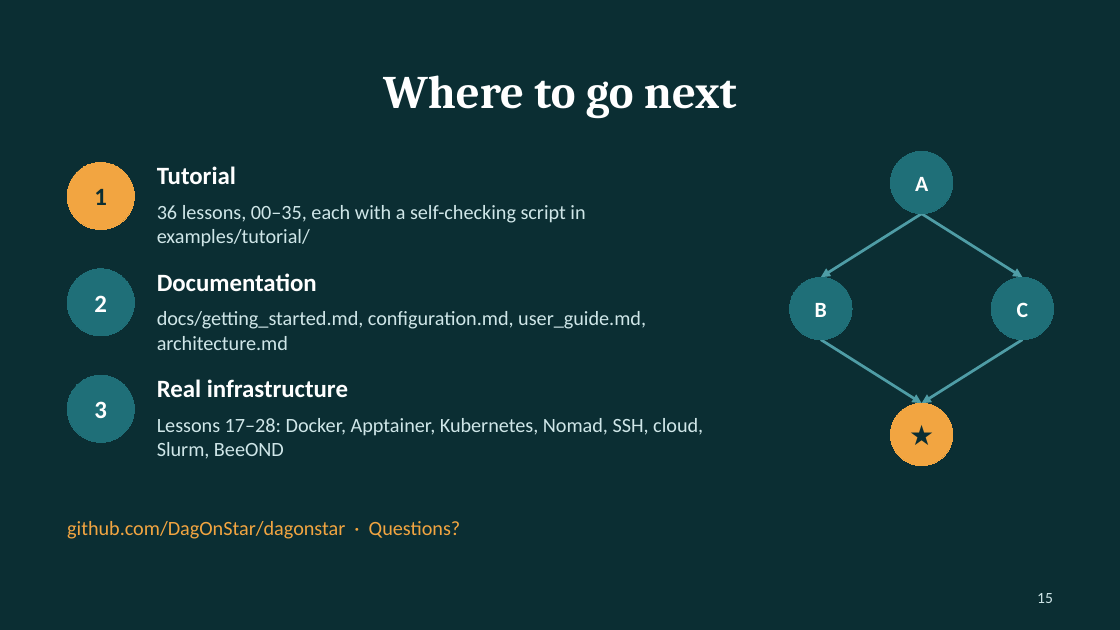
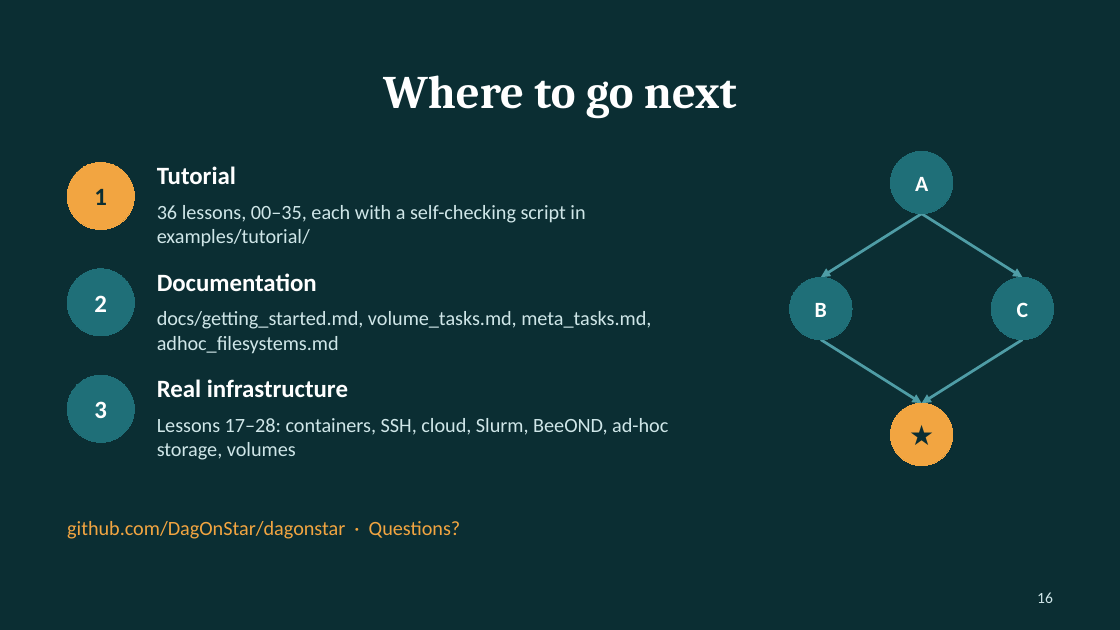
Before and after one commit to DagOnStar/dagonstar, a slide deck: slide 16 of docs/presentations/dagonstar_tutorial.pptx (slide 15 before the commit). Drawn at 1120x630 pixels with LibreOffice and Linux fonts; fonts in the diff are those of the drawing. Boxes give left, top, right and bottom in pixels: in the first picture for what was removed or moved away, otherwise in the second. Text is boxed around its words. In the diff, an @@ line names an element or a change of style, - is before the commit and + after.

```diff
--- a/docs/presentations/dagonstar_tutorial.pptx
+++ b/docs/presentations/dagonstar_tutorial.pptx
@@ text at box(157, 311, 651, 354): text changed @@
-docs/getting_started.md, configuration.md, user_guide.md, architecture.md
+docs/getting_started.md, volume_tasks.md, meta_tasks.md, adhoc_filesystems.md
@@ text at box(157, 418, 668, 460): text changed @@
-Lessons 17–28: Docker, Apptainer, Kubernetes, Nomad, SSH, cloud, Slurm, BeeOND
+Lessons 17–28: containers, SSH, cloud, Slurm, BeeOND, ad-hoc storage, volumes
@@ page number at box(1037, 592, 1053, 603): text changed @@
-15
+16
```
Also in this commit, not shown: 6 other slides changed, 1 slide added, 3 other files.
